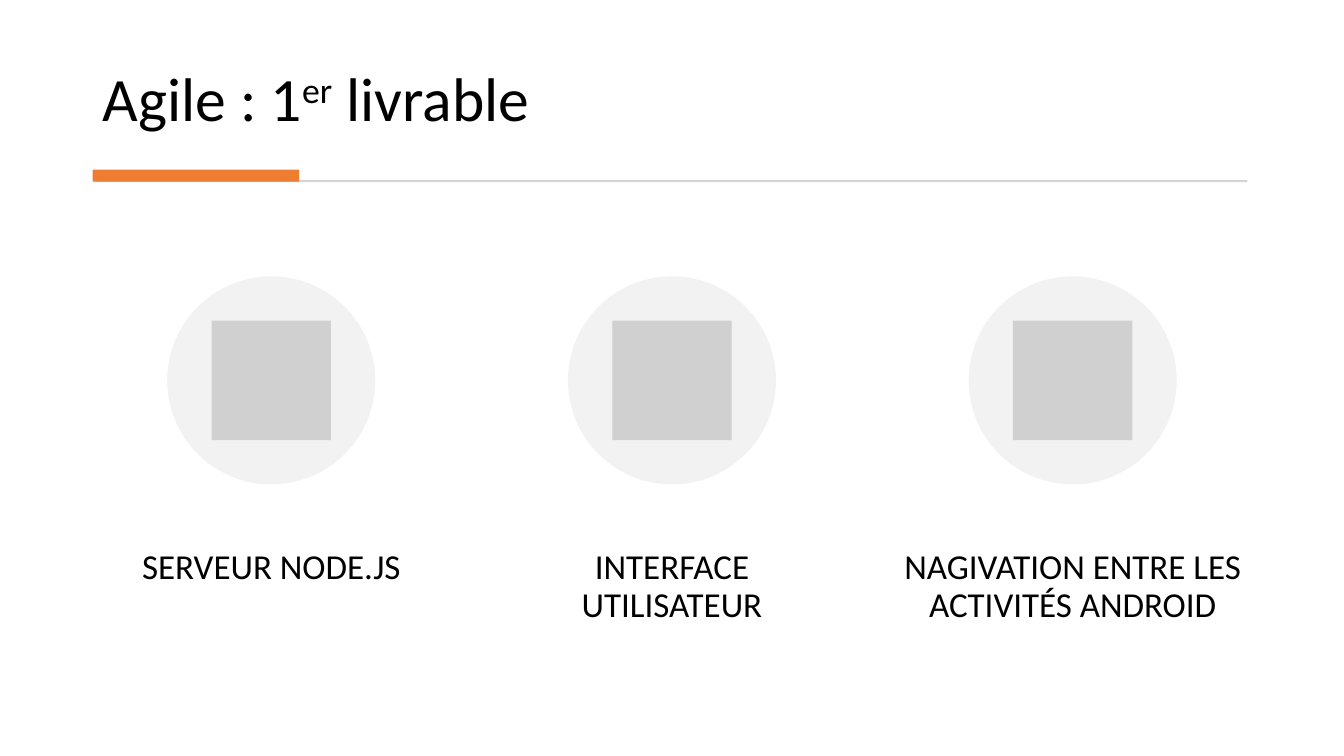
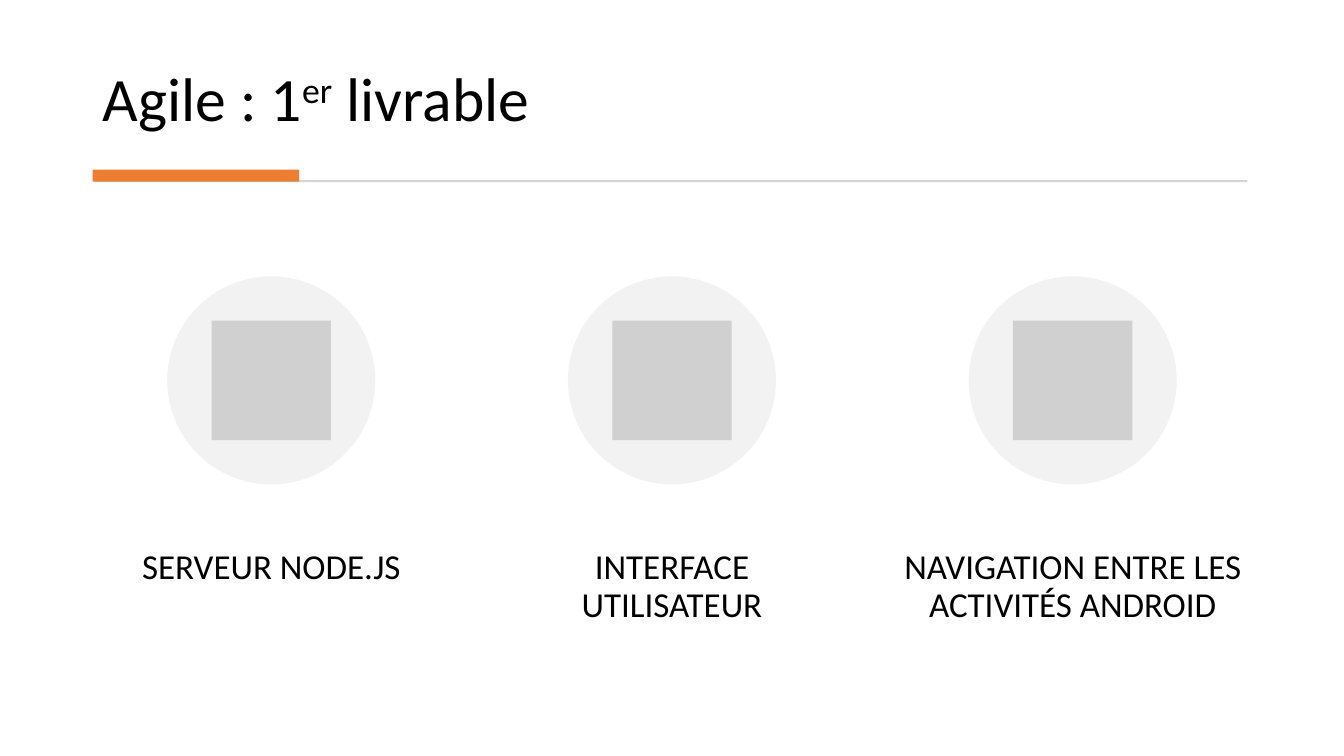
Before and after one commit to Danes99/esme-android, a slide deck: slide 12 of docs/pptx/Android Project - Group 1 - Becerra Stauner Taxil.pptx (slide 10 before the commit). Drawn at 1344x756 pixels with LibreOffice and Linux fonts; fonts in the diff are those of the drawing; grey boxes stand for pictures. Boxes give left, top, right and bottom in pixels: in the first picture for what was removed or moved away, otherwise in the second. Text is boxed around its words. In the diff, an @@ line names an element or a change of style, - is before the commit and + after.

```diff
--- a/docs/pptx/Android Project - Group 1 - Becerra Stauner Taxil.pptx
+++ b/docs/pptx/Android Project - Group 1 - Becerra Stauner Taxil.pptx
@@ text at bbox=[904, 556, 1241, 618]: text changed @@
-NAGIVATION ENTRE LES ACTIVITÉS ANDROID
+NAVIGATION ENTRE LES ACTIVITÉS ANDROID
```
Also in this commit, not shown: 3 slides added.
